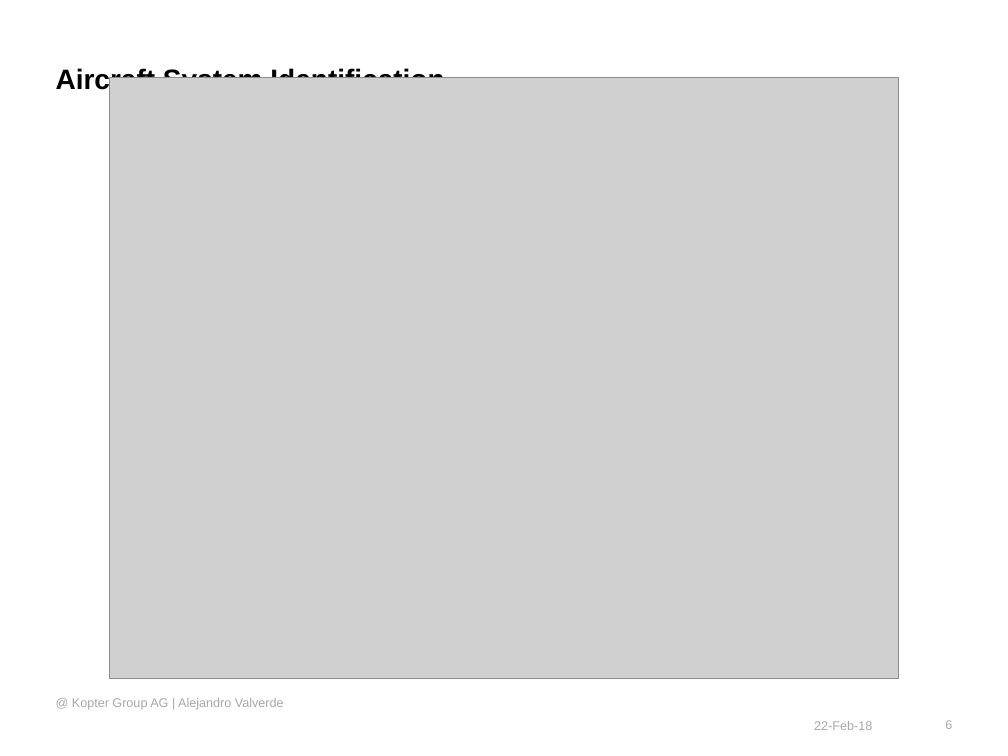
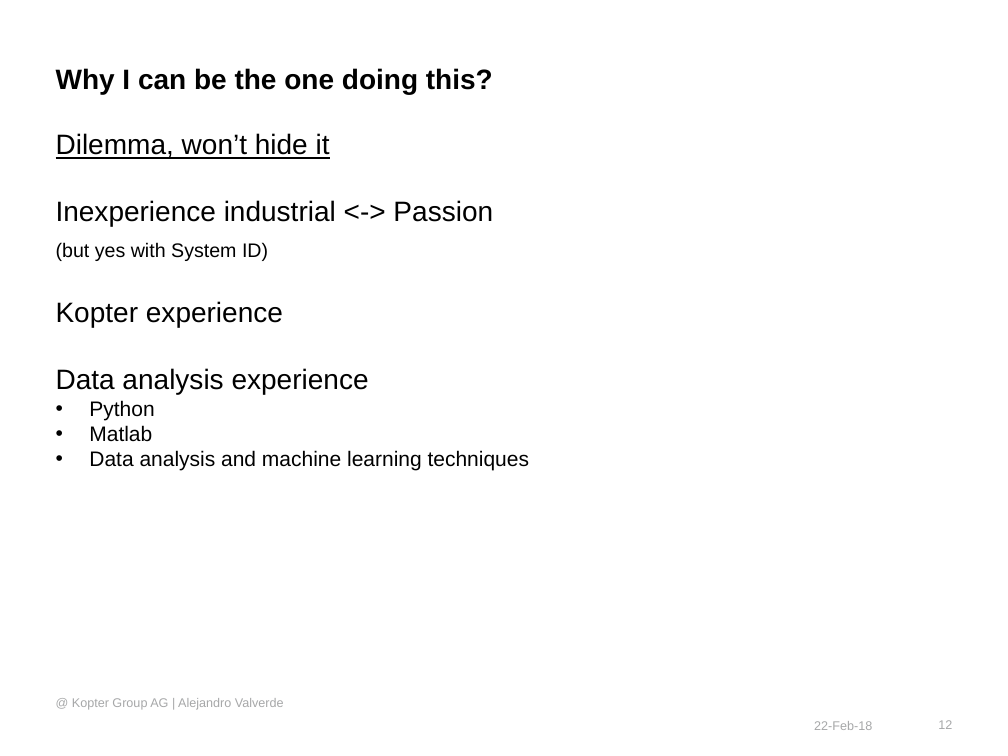
Before and after one commit to wuyou33/kopter, a slide deck: slide 12 of s_id/docs/System Identification to support Flight Test activities - proposal.pptx (slide 6 before the commit). Drawn at 1008x756 pixels with LibreOffice and Linux fonts; fonts in the diff are those of the drawing; grey boxes stand for pictures; background and template pictures are left out. Boxes give left, top, right and bottom in pixels: in the first picture for what was removed or moved away, otherwise in the second. Text is boxed around its words. In the diff, an @@ line names an element or a change of style, - is before the commit and + after.

```diff
--- a/s_id/docs/System Identification to support Flight Test activities - proposal.pptx
+++ b/s_id/docs/System Identification to support Flight Test activities - proposal.pptx
@@ title at [56,68,493,94]: text changed @@
-Aircraft System Identification
+Why I can be the one doing this?
@@ picture removed at [110,78,898,678] @@
@@ text added at [56,133,530,471], 20 pt, text #000000 @@
+Dilemma, won’t hide it
+Inexperience industrial <-> Passion
+(but yes with System ID)
+Kopter experience
+Data analysis experience
+        • Python
+        • Matlab
+        • Data analysis and machine learning techniques
@@ page number at [938,720,952,729]: text changed @@
-6
+12
```
Also in this commit, not shown: 6 other slides changed, 3 slides added, 3 slides removed, 1 other file.
